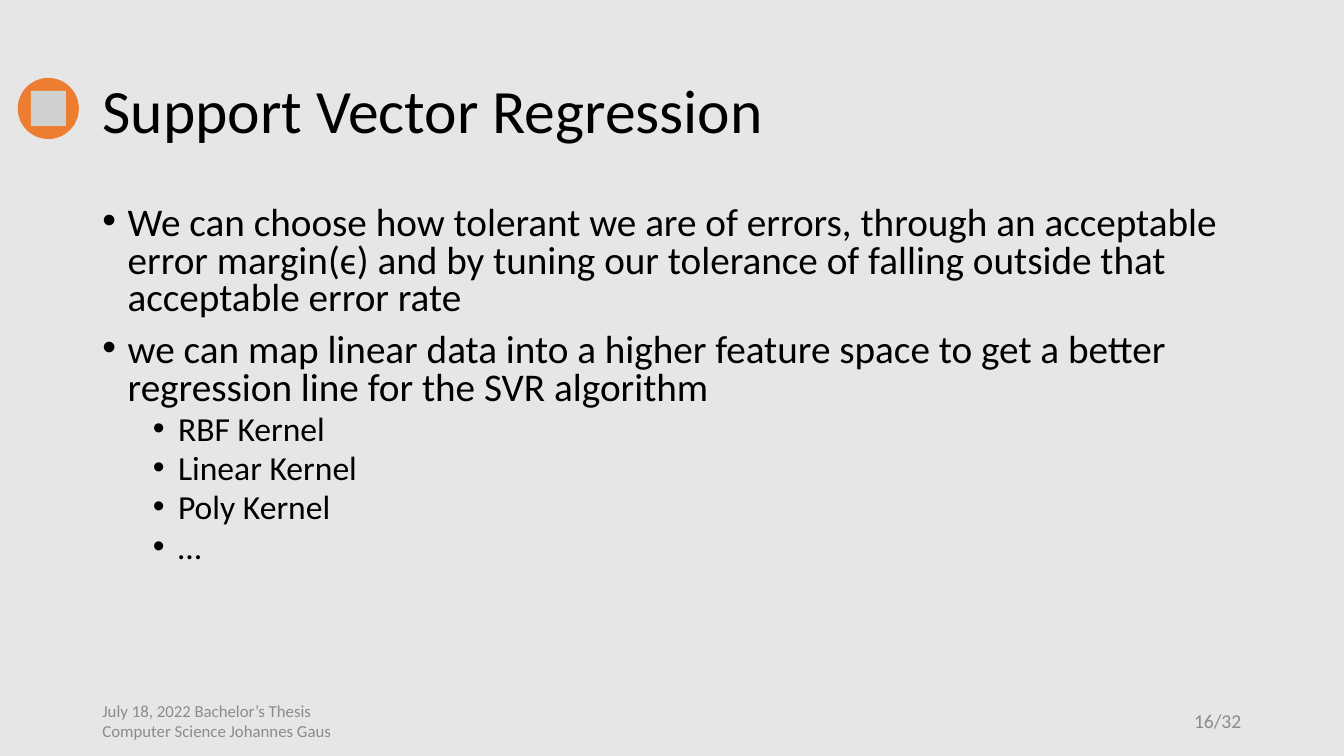
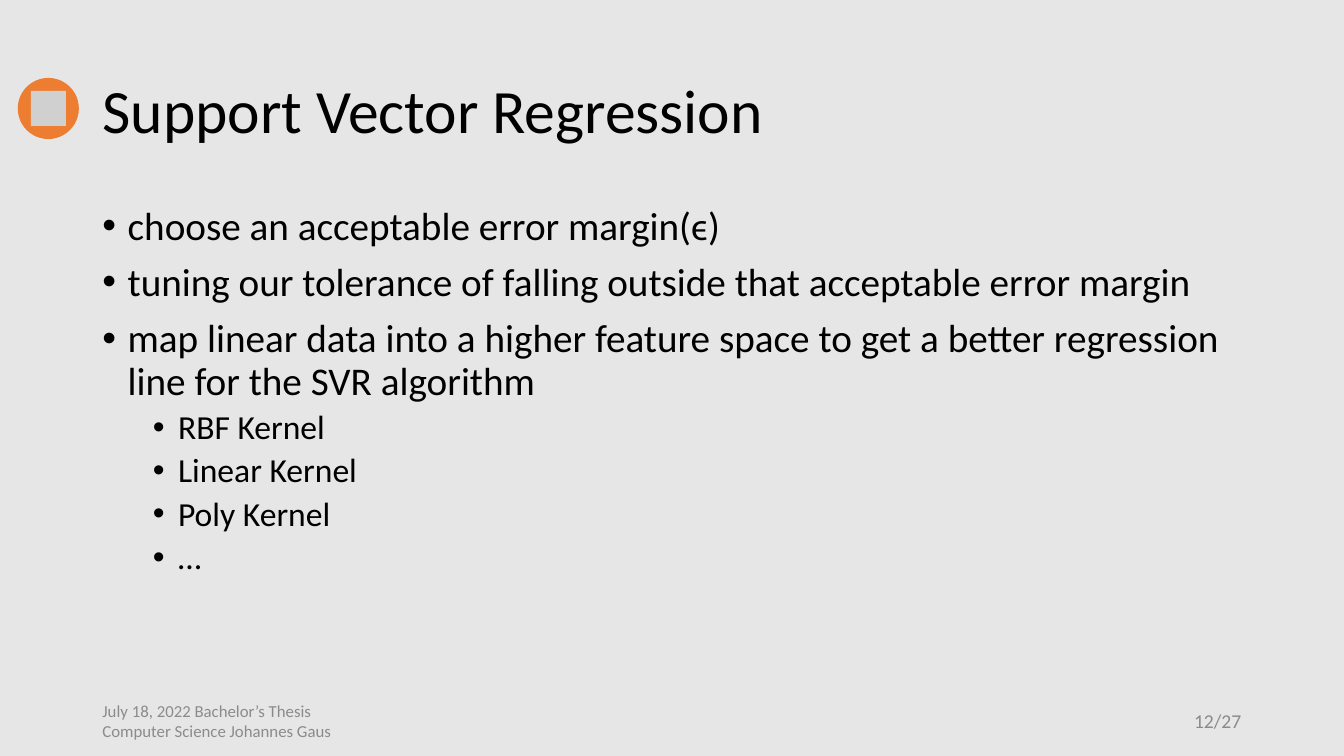
Before and after one commit to jo997/BA-WindPowerForecasting, a slide deck: slide 12 of thesis work/Thesis Defense/Thesis Defense.pptx (slide 16 before the commit). Drawn at 1344x756 pixels with LibreOffice and Linux fonts; fonts in the diff are those of the drawing; grey boxes stand for pictures. Boxes give left, top, right and bottom in pixels: in the first picture for what was removed or moved away, otherwise in the second. Text is boxed around its words. In the diff, an @@ line names an element or a change of style, - is before the commit and + after.

```diff
--- a/thesis work/Thesis Defense/Thesis Defense.pptx
+++ b/thesis work/Thesis Defense/Thesis Defense.pptx
@@ text at [128, 211, 1218, 402]: text changed @@
-• We can choose how tolerant we are of errors, through an acceptable error margin(ϵ) and by tuning our tolerance of falling outside that acceptable error rate
-• we can map linear data into a higher feature space to get a better regression line for the SVR algorithm
+• choose an acceptable error margin(ϵ)
+• tuning our tolerance of falling outside that acceptable error margin
+• map linear data into a higher feature space to get a better regression line for the SVR algorithm
@@ text at [178, 415, 357, 532]: line spacing 0.8 to 0.9 @@
@@ page number at [1194, 714, 1241, 729]: text changed @@
-16/32
+12/27
```
Also in this commit, not shown: 13 other slides changed, 5 slides removed, 2 other files.
